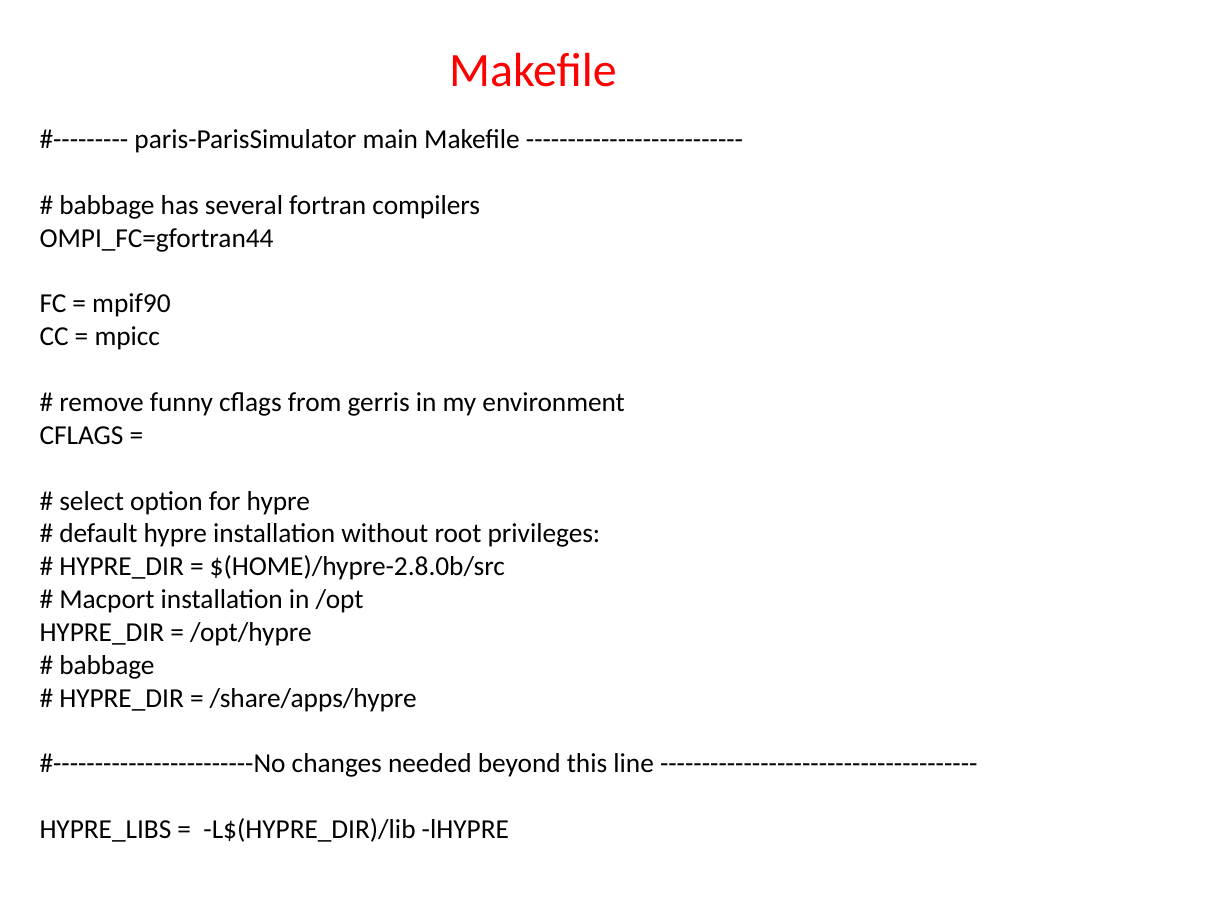
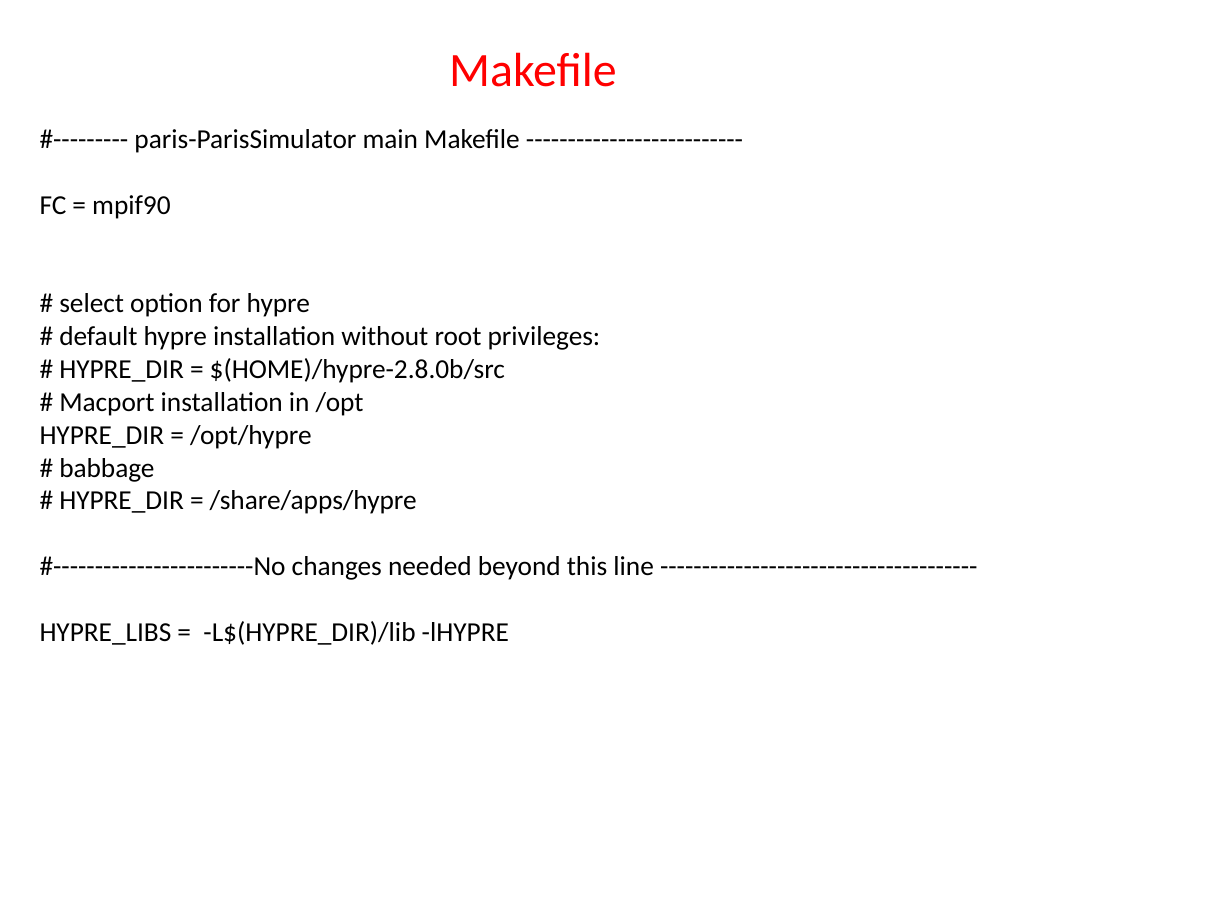
Before and after one commit to slitvinov/paris-git, a slide deck: slide 7 of Documentation/ParisSimulator.pptx. Drawn at 1232x924 pixels with LibreOffice and Linux fonts; fonts in the diff are those of the drawing. Boxes give left, top, right and bottom in pixels: in the first picture for what was removed or moved away, otherwise in the second. Text is boxed around its words. In the diff, an @@ line names an element or a change of style, - is before the commit and + after.

```diff
--- a/Documentation/ParisSimulator.pptx
+++ b/Documentation/ParisSimulator.pptx
@@ text at [40,195,480,252]: paragraphs removed @@
-# babbage has several fortran compilers
-OMPI_FC=gfortran44
@@ text at [40,326,624,445]: paragraphs removed @@
-CC = mpicc
-# remove funny cflags from gerris in my environment
-CFLAGS =
```
Also in this commit, not shown: 7 other slides changed, 2 slides removed, 15 other files.
